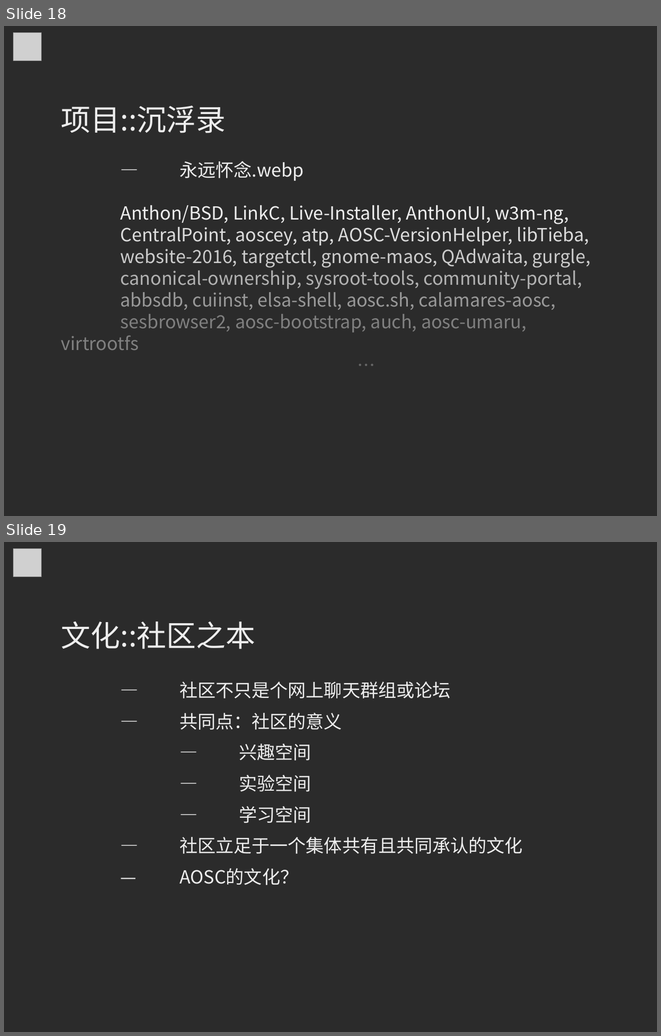
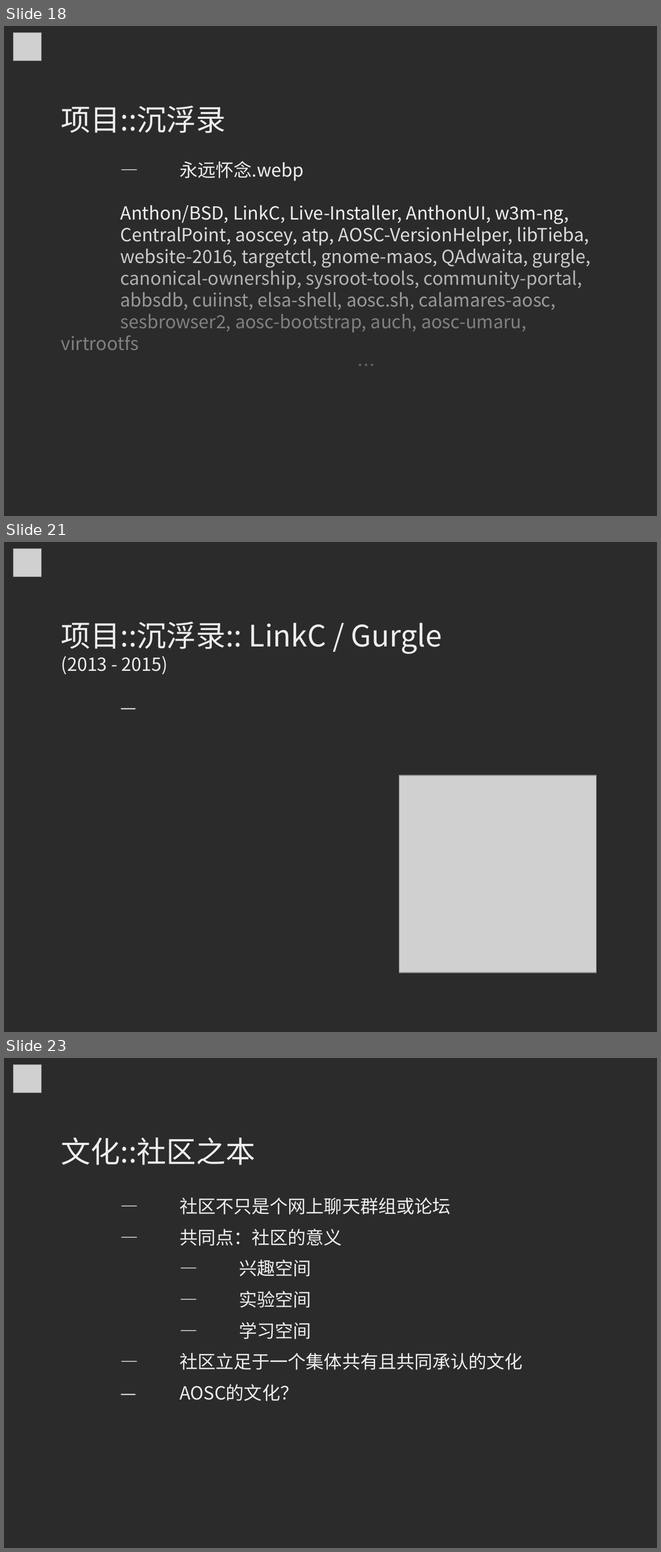
Before and after one commit to MingcongBai/soscon-2018-talk, a slide deck: slide.odp. Shown one above the other, each under a label of ours: slides 18 and 19 before the commit, slides 18, 21 and 23 after it; the slides between them are not shown. The pictures are 661x1036 and 661x1552 pixels, drawn with LibreOffice and Linux fonts; fonts in the diff are those of the drawing; grey boxes stand for pictures; background and template pictures are left out; a plain dark background stands for a picture behind light text. Boxes give left, top, right and bottom in pixels: in the first picture for what was removed or moved away, otherwise in the second. Text is boxed around its words. In the diff, an @@ line names an element or a change of style, - is before the commit and + after.

```diff
--- a/slide.odp
+++ b/slide.odp
@@ slide 21 added at (x1=4, y1=542, x2=657, y2=1032), background picture (left out) @@
@@ picture added at (x1=14, y1=548, x2=41, y2=576) @@
@@ text added at (x1=61, y1=622, x2=442, y2=674), 36 pt, text #EEEEEE @@
+项目::沉浮录:: LinkC / Gurgle
+(2013 - 2015)
+—
@@ picture added at (x1=399, y1=775, x2=597, y2=973) @@
@@ what was slide 19 is now slide 23 @@
```
Also in this commit, not shown: 1 slide changed, 3 other slides added.
